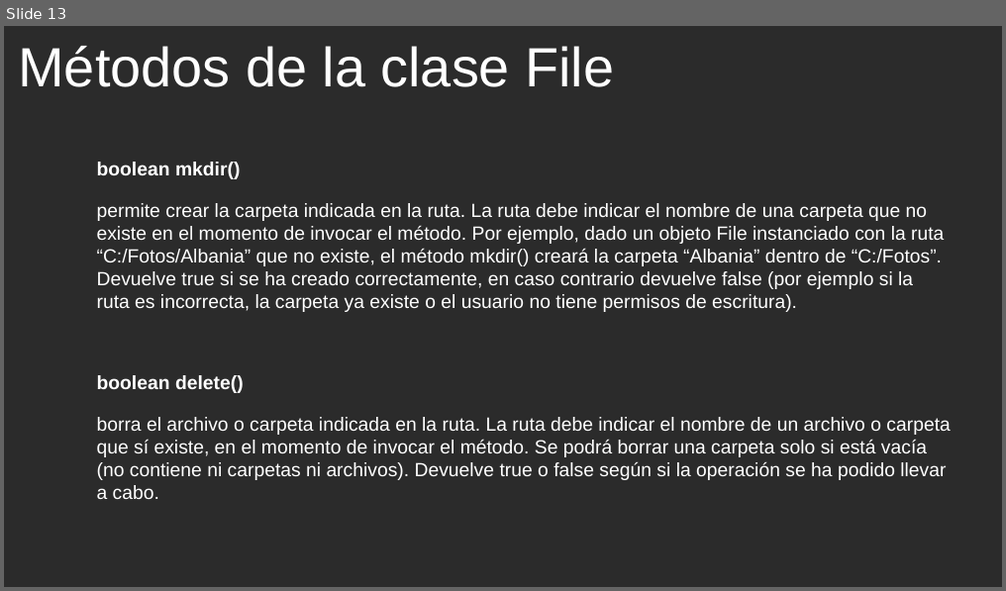
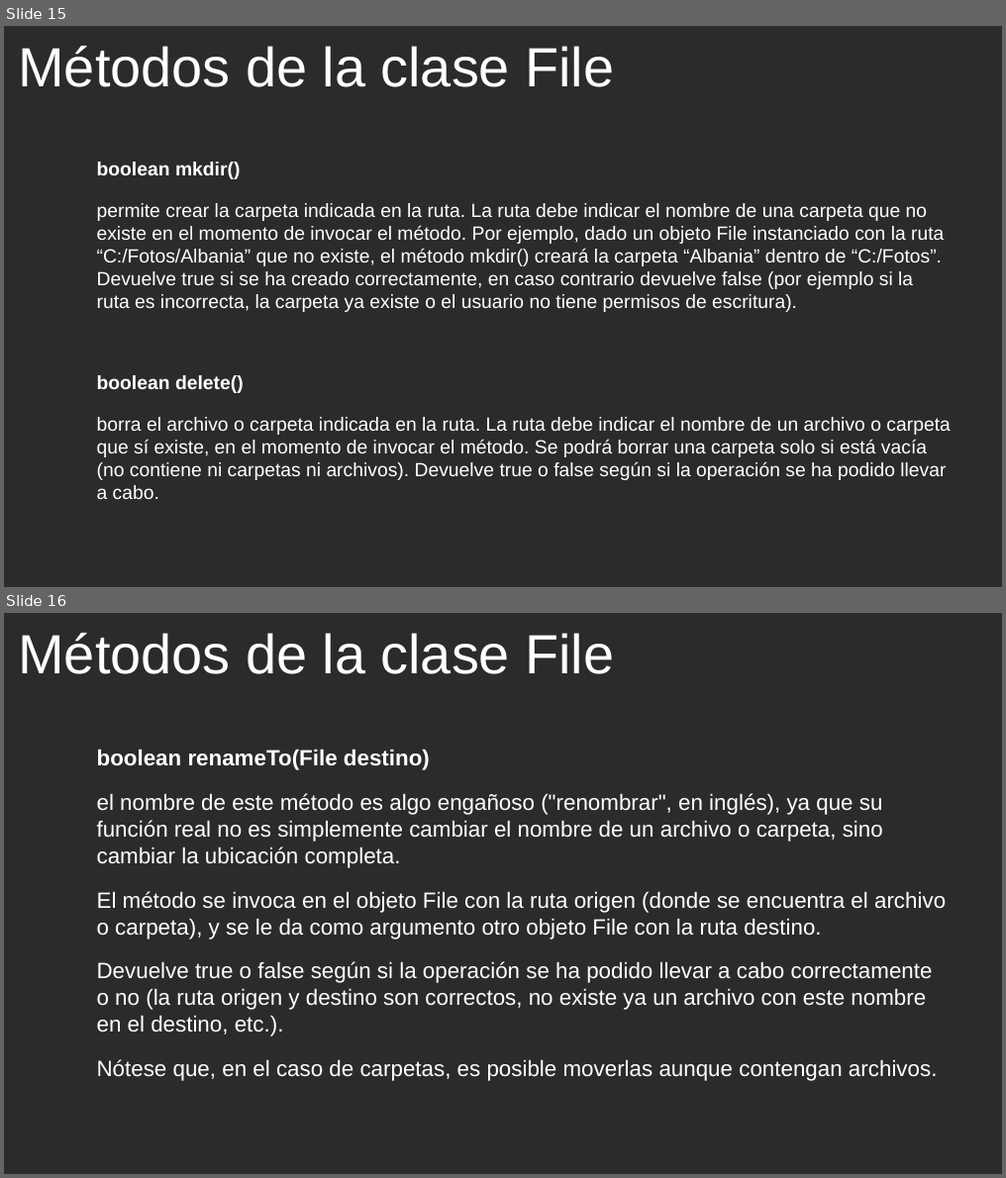
Before and after one commit to cmorenoruiz/ApuntesProgramacion, a slide deck: Unidad 11 Ficheros/Clase Files Presentación para clase.odp. Shown one above the other, each under a label of ours: slide 13 before the commit, slides 15 and 16 after it. The pictures are 1006x591 and 1006x1178 pixels, drawn with LibreOffice and Linux fonts; fonts in the diff are those of the drawing; background and template pictures are left out; a plain dark background stands for a picture behind light text. Boxes give left, top, right and bottom in pixels: in the first picture for what was removed or moved away, otherwise in the second. Text is boxed around its words. In the diff, an @@ line names an element or a change of style, - is before the commit and + after.

Commit message:
Proando a subir algo anterior al remoto

```diff
--- a/Unidad 11 Ficheros/Clase Files Presentación para clase.odp
+++ b/Unidad 11 Ficheros/Clase Files Presentación para clase.odp
@@ slide 16 added at box(4, 613, 1002, 1174), background picture (left out) @@
@@ title added at box(18, 633, 614, 674), 44 pt, text #FFFFFF @@
+Métodos de la clase File
@@ text added at box(97, 750, 945, 1081), 17.6 pt, text #FFFFFF @@
+boolean renameTo(File destino)
+el nombre de este método es algo engañoso ("renombrar", en inglés), ya que su función real no es simplemente cambiar el nombre de un archivo o carpeta, sino cambiar la ubicación completa.
+El método se invoca en el objeto File con la ruta origen (donde se encuentra el archivo o carpeta), y se le da como argumento otro objeto File con la ruta destino.
+Devuelve true o false según si la operación se ha podido llevar a cabo correctamente o no (la ruta origen y destino son correctos, no existe ya un archivo con este nombre en el destino, etc.).
+Nótese que, en el caso de carpetas, es posible moverlas aunque contengan archivos.
@@ what was slide 13 is now slide 15 @@
```
Also in this commit, not shown: 3 slides changed, 4 other slides added, 1 slide removed.
